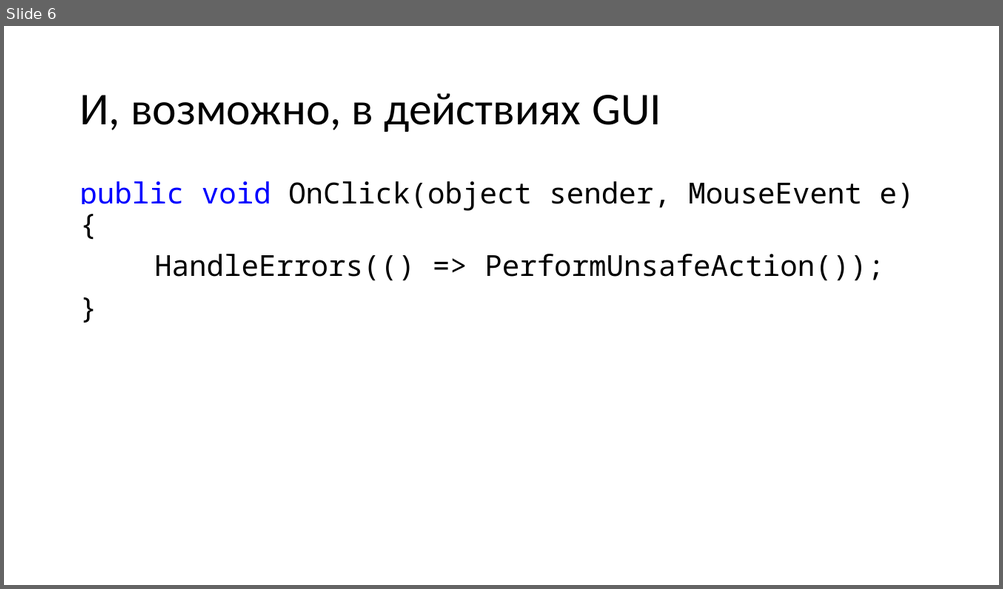
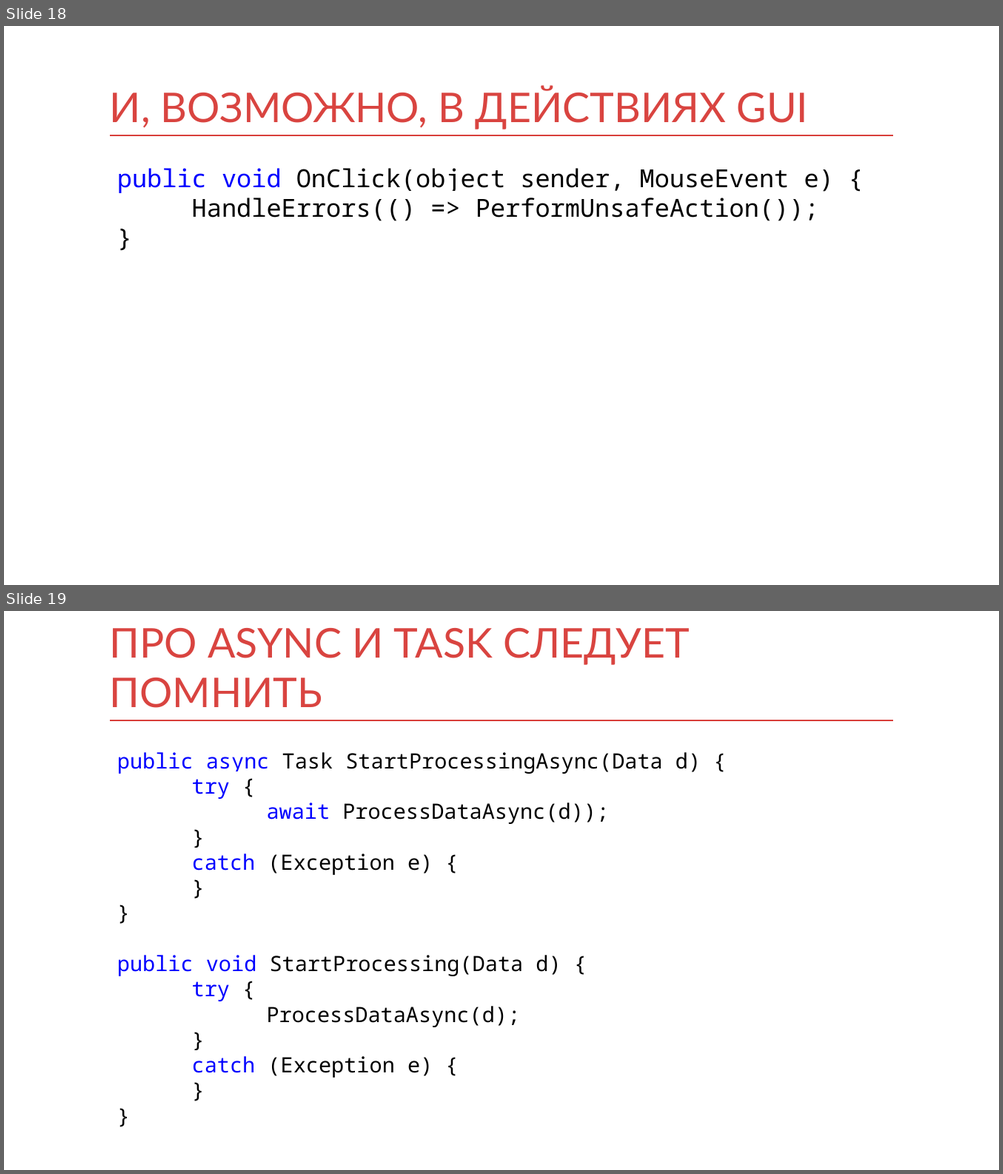
Before and after one commit to kontur-courses/exceptions, a slide deck: exceptions.pptx. Shown one above the other, each under a label of ours: slide 6 before the commit, slides 18 and 19 after it. The pictures are 1003x589 and 1003x1174 pixels, drawn with LibreOffice and Linux fonts; fonts in the diff are those of the drawing. Boxes give left, top, right and bottom in pixels: in the first picture for what was removed or moved away, otherwise in the second. Text is boxed around its words. In the diff, an @@ line names an element or a change of style, - is before the commit and + after.

```diff
--- a/exceptions.pptx
+++ b/exceptions.pptx
@@ slide 19 added at bbox=[4, 611, 999, 1170], background #FFFFFF; not listed: 1 template element that a slide beside it also shows @@
@@ title added at bbox=[110, 628, 688, 708], 39.6 pt, text #D94440 @@
+ПРО ASYNC И TASK СЛЕДУЕТ ПОМНИТЬ
@@ text added at bbox=[117, 752, 700, 1078], 20.4 pt, text #000000 @@
+public async Task StartProcessingAsync(Data d) {
+try {
+await ProcessDataAsync(d));
+}
+catch (Exception e) {
+}
+}
+public void StartProcessing(Data d) {
+try {
+ProcessDataAsync(d);
+}
+catch (Exception e) {
+}
+}
@@ what was slide 6 is now slide 18 @@
@@ slide 18 changed as well @@
@@ title at bbox=[110, 86, 808, 130]: text changed; size 44 to 39.6 pt; font Calibri to Lato; text colour #000000 to #D94440 @@
-И, возможно, в действиях GUI
+И, ВОЗМОЖНО, В ДЕЙСТВИЯХ GUI
@@ title "И, ВОЗМОЖНО, В ДЕЙСТВИЯХ GUI" at bbox=[110, 86, 808, 130]: vertical alignment middle to bottom @@
@@ line added from (110, 136) to (893, 136), #D83F3B 1 pt @@
@@ text "public void OnClick(object sender, MouseEvent ...": place and size @@
-text "public void OnClick(object sender, MouseEvent ..." at bbox=[79, 181, 914, 281]
+text "public void OnClick(object sender, MouseEvent ..." at bbox=[117, 168, 834, 221]
@@ text "public void OnClick(object sender, MouseEvent ..." at bbox=[117, 168, 834, 221]: size 28 to 24 pt; line spacing 0.9 to 1; less space between paragraphs @@
```
Also in this commit, not shown: 14 other slides changed, 8 other slides added, 1 slide removed, 6 other files.
